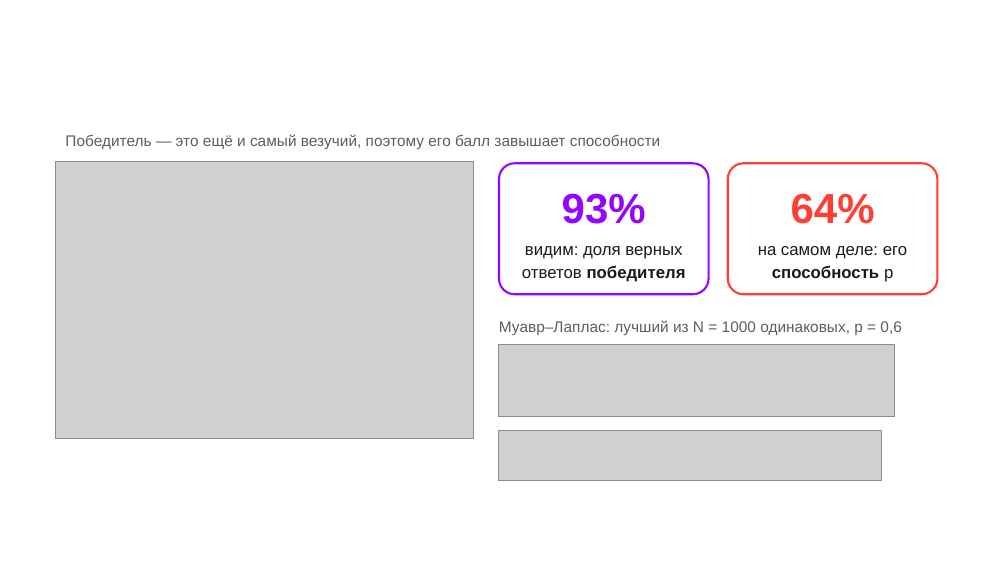
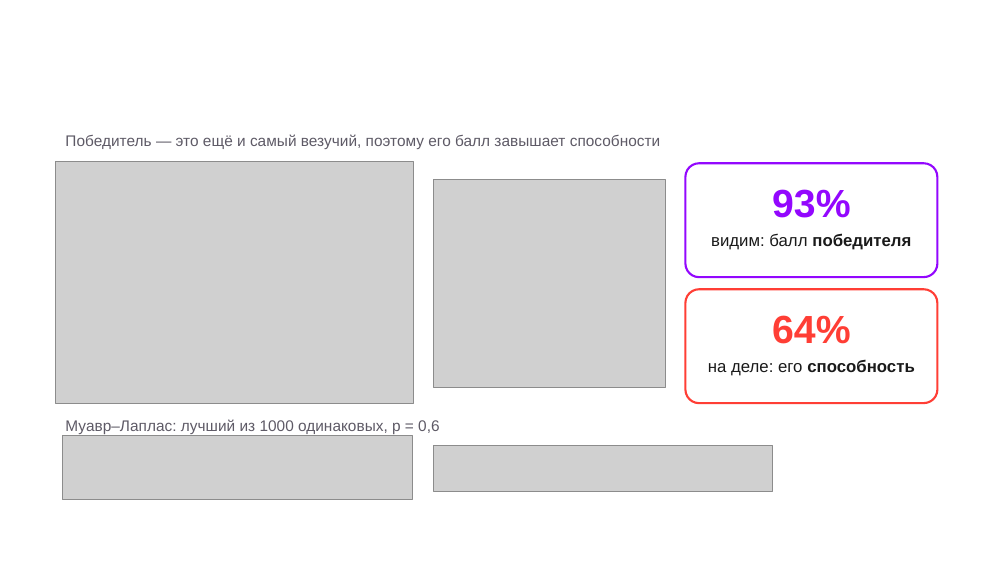
Before and after one commit to kristina67526752-byte/video, a slide deck: slide 18 of talent-vs-luck/Победителей_не_судят_с_п5.pptx. Drawn at 1008x567 pixels with LibreOffice and Linux fonts; fonts in the diff are those of the drawing; grey boxes stand for pictures; background and template pictures are left out. Boxes give left, top, right and bottom in pixels: in the first picture for what was removed or moved away, otherwise in the second. Text is boxed around its words. In the diff, an @@ line names an element or a change of style, - is before the commit and + after.

```diff
--- a/talent-vs-luck/Победителей_не_судят_с_п5.pptx
+++ b/talent-vs-luck/Победителей_не_судят_с_п5.pptx
@@ picture: place and size @@
-picture at box(55, 161, 474, 438)
+picture at box(55, 161, 413, 403)
@@ picture added at box(433, 179, 665, 388) @@
@@ rounded rectangle removed at box(499, 163, 709, 294) @@
@@ rounded rectangle: place and size @@
-rounded rectangle at box(728, 163, 937, 294)
+rounded rectangle at box(685, 163, 937, 277)
@@ rounded rectangle at box(685, 163, 937, 277): outline #FF3E35 1.5 pt to #9307FE 1.5 pt @@
@@ text "93%": place and size @@
-text "93%" at box(562, 193, 646, 224)
+text "93%" at box(772, 189, 850, 218)
@@ text "93%" at box(772, 189, 850, 218): size 30 to 28 pt @@
@@ text added at box(711, 233, 911, 250), 12 pt, text #1A1A1A @@
+видим: балл победителя
@@ text removed at box(522, 246, 686, 282) @@
-видим: доля верных ответов победителя
@@ rounded rectangle added at box(685, 289, 937, 403), outline #FF3E35 1.5 pt @@
@@ text "64%" at box(772, 315, 850, 344): size 30 to 28 pt @@
@@ text "64%": place and size @@
-text "64%" at box(791, 193, 875, 224)
+text "64%" at box(772, 315, 850, 344)
@@ picture removed at box(499, 345, 894, 416) @@
@@ text at box(708, 359, 914, 376): text changed; bold on @@
-на самом деле: его способность p
+на деле: его способность
@@ text at box(65, 419, 439, 434): text changed @@
-Муавр–Лаплас: лучший из N = 1000 одинаковых, p = 0,6
+Муавр–Лаплас: лучший из 1000 одинаковых, p = 0,6
@@ picture added at box(62, 435, 412, 500) @@
@@ picture added at box(433, 446, 773, 491) @@
@@ picture removed at box(499, 430, 882, 481) @@
```
Also in this commit, not shown: 4 other slides changed, 24 other files.
